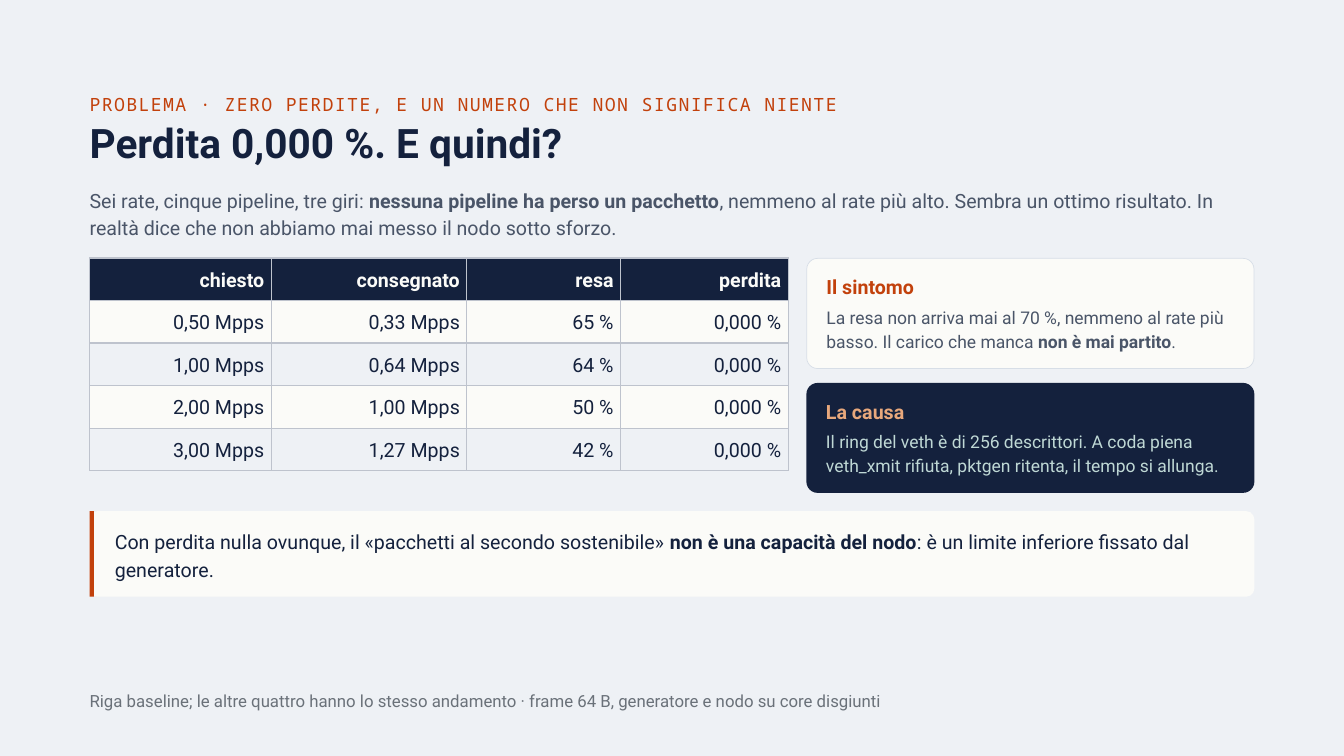
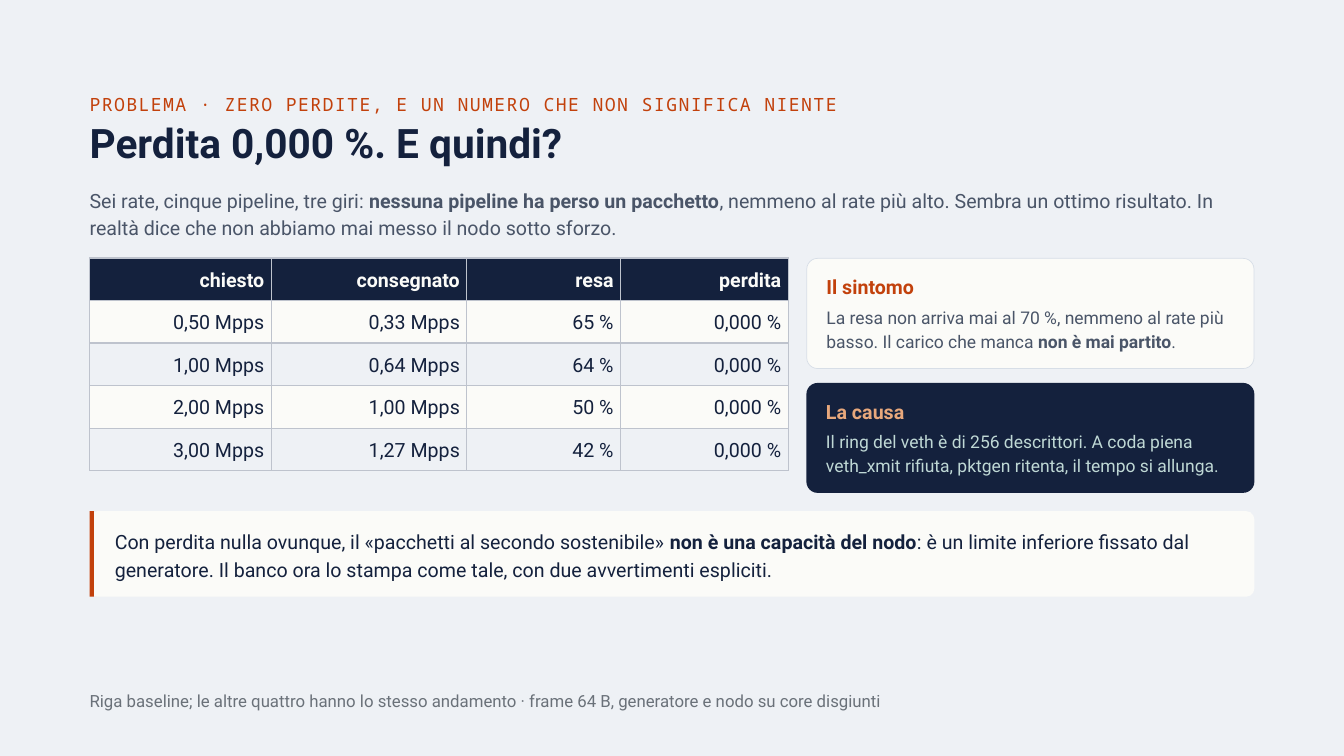
Before and after one commit to ettore-cantile/ipa_lab, a slide deck: slide 27 of docs/IPA eBPF — Implementazione e risultati.pptx (slide 22 before the commit). Drawn at 1344x756 pixels with LibreOffice and Linux fonts; fonts in the diff are those of the drawing. Boxes give left, top, right and bottom in pixels: in the first picture for what was removed or moved away, otherwise in the second. Text is boxed around its words. In the diff, an @@ line names an element or a change of style, - is before the commit and + after.

```diff
--- a/docs/IPA eBPF — Implementazione e risultati.pptx
+++ b/docs/IPA eBPF — Implementazione e risultati.pptx
@@ text at [115,534,1189,581]: text changed @@
-Con perdita nulla ovunque, il «pacchetti al secondo sostenibile» non è una capacità del nodo: è un limite inferiore fissato dal generatore.
+Con perdita nulla ovunque, il «pacchetti al secondo sostenibile» non è una capacità del nodo: è un limite inferiore fissato dal generatore. Il banco ora lo stampa come tale, con due avvertimenti espliciti.
```
Also in this commit, not shown: 9 other slides changed, 7 slides added, 42 other files.
